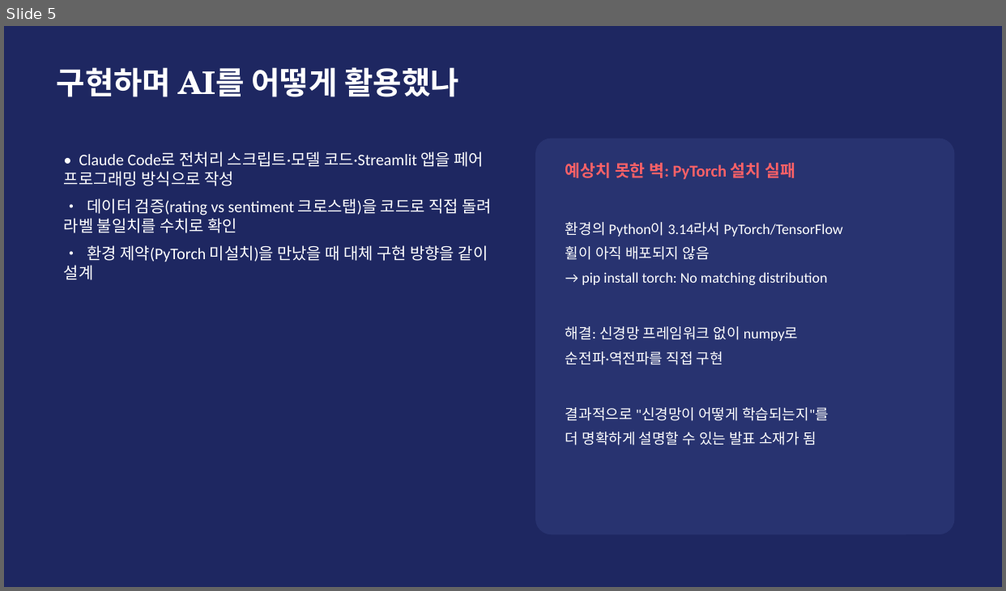
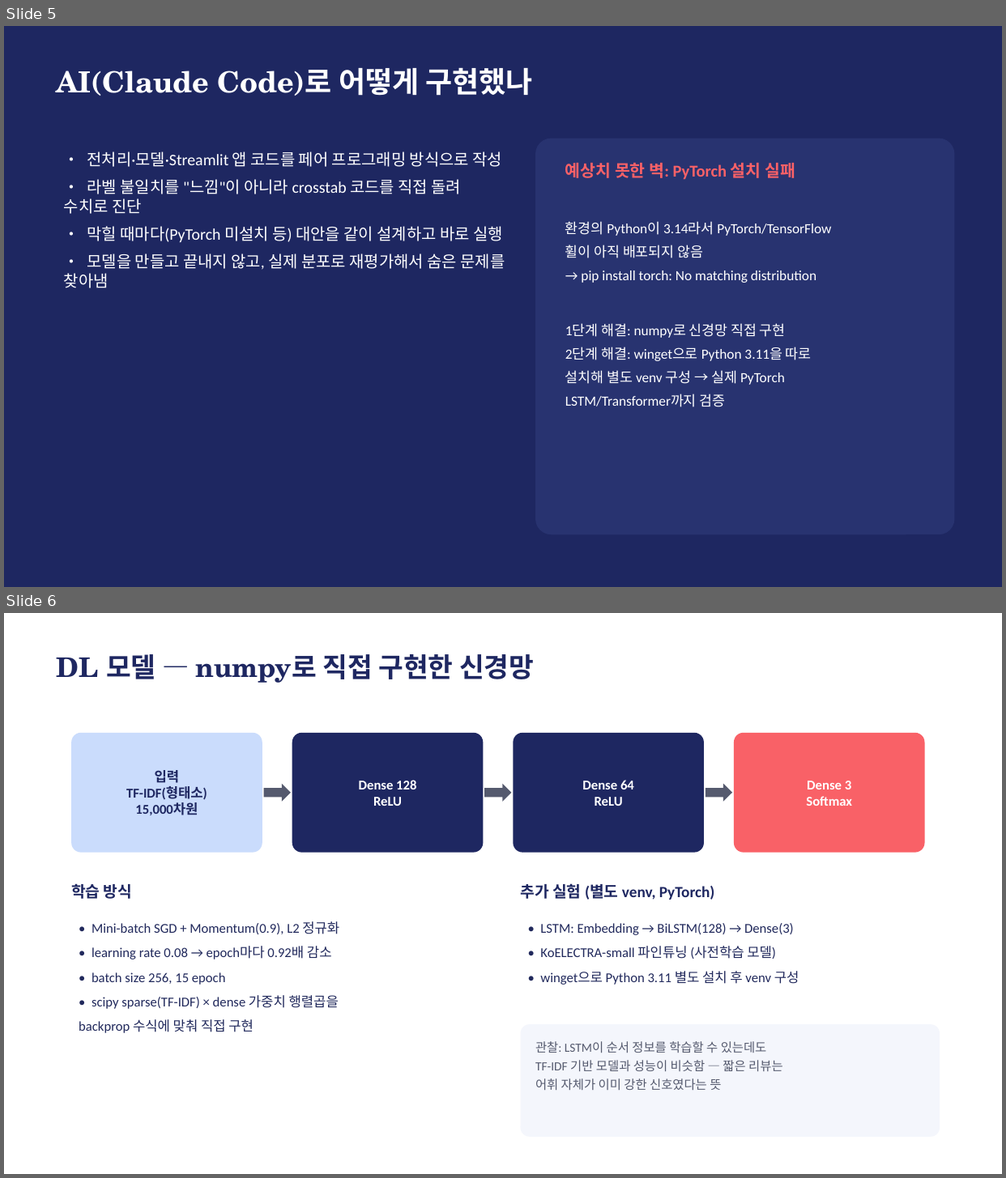
Before and after one commit to dong29482757-beep/shopping-review-crawler, a slide deck: BeautyScope_발표.pptx. Shown one above the other, each under a label of ours: slide 5 before the commit, slides 5 and 6 after it. The pictures are 1006x591 and 1006x1178 pixels, drawn with LibreOffice and Linux fonts; fonts in the diff are those of the drawing. Boxes give left, top, right and bottom in pixels: in the first picture for what was removed or moved away, otherwise in the second. Text is boxed around its words. In the diff, an @@ line names an element or a change of style, - is before the commit and + after.

```diff
--- a/BeautyScope_발표.pptx
+++ b/BeautyScope_발표.pptx
@@ slide 6 added at <box>4,613,1002,1174</box>, background #FFFFFF @@
@@ text added at <box>57,654,534,683</box>, 26 pt, text #1E2761, bold @@
+DL 모델 — numpy로 직접 구현한 신경망
@@ rounded rectangle added at <box>71,733,262,853</box>, fill #CADCFC, 13 pt, text #1E2761, bold @@
+입력
+TF-IDF(형태소)
+15,000차원
@@ rounded rectangle added at <box>292,733,484,853</box>, fill #1E2761, 13 pt, text #FFFFFF, bold @@
+Dense 128
+ReLU
@@ rounded rectangle added at <box>513,733,704,853</box>, fill #1E2761, 13 pt, text #FFFFFF, bold @@
+Dense 64
+ReLU
@@ rounded rectangle added at <box>734,733,925,853</box>, fill #F96167, 13 pt, text #FFFFFF, bold @@
+Dense 3
+Softmax
@@ right arrow added at <box>264,784,291,802</box>, fill #555A6E @@
@@ right arrow added at <box>484,784,512,802</box>, fill #555A6E @@
@@ right arrow added at <box>705,784,732,802</box>, fill #555A6E @@
@@ text added at <box>71,884,132,899</box>, 15 pt, text #1E2761, bold @@
+학습 방식
@@ text added at <box>521,884,715,900</box>, 15 pt, text #1E2761, bold @@
+추가 실험 (별도 venv, PyTorch)
@@ text added at <box>79,922,339,1033</box>, 13 pt, text #21295C @@
+• Mini-batch SGD + Momentum(0.9), L2 정규화
+• learning rate 0.08 → epoch마다 0.92배 감소
+• batch size 256, 15 epoch
+• scipy sparse(TF-IDF) × dense 가중치 행렬곱을
+backprop 수식에 맞춰 직접 구현
@@ text added at <box>540,923,799,985</box>, 13 pt, text #21295C @@
+• LSTM: Embedding → BiLSTM(128) → Dense(3)
+• KoELECTRA-small 파인튜닝 (사전학습 모델)
+• winget으로 Python 3.11 별도 설치 후 venv 구성
@@ rounded rectangle added at <box>521,1024,940,1137</box>, fill #F4F6FC @@
@@ text added at <box>535,1041,782,1090</box>, 12 pt, text #555A6E @@
+관찰: LSTM이 순서 정보를 학습할 수 있는데도
+TF-IDF 기반 모델과 성능이 비슷함 — 짧은 리뷰는
+어휘 자체가 이미 강한 신호였다는 뜻
@@ slide 5 changed as well @@
@@ text at <box>57,67,532,96</box>: text changed; size 30 to 28 pt @@
-구현하며 AI를 어떻게 활용했나
+AI(Claude Code)로 어떻게 구현했나
@@ text at <box>64,152,505,288</box>: text changed @@
-• Claude Code로 전처리 스크립트·모델 코드·Streamlit 앱을 페어 프로그래밍 방식으로 작성
-• 데이터 검증(rating vs sentiment 크로스탭)을 코드로 직접 돌려 라벨 불일치를 수치로 확인
-• 환경 제약(PyTorch 미설치)을 만났을 때 대체 구현 방향을 같이 설계
+• 전처리·모델·Streamlit 앱 코드를 페어 프로그래밍 방식으로 작성
+• 라벨 불일치를 "느낌"이 아니라 crosstab 코드를 직접 돌려 수치로 진단
+• 막힐 때마다(PyTorch 미설치 등) 대안을 같이 설계하고 바로 실행
+• 모델을 만들고 끝내지 않고, 실제 분포로 재평가해서 숨은 문제를 찾아냄
@@ text at <box>565,221,831,258</box>: size 14 to 13.5 pt in "환경의 Python이 3.14라서 PyTorch/TensorFlow", "휠이 아직 배포되지 않음", "→ pip install torch: No matching distribution" @@
@@ text at <box>565,323,812,408</box>: text changed; size 14 to 13.5 pt @@
-해결: 신경망 프레임워크 없이 numpy로
-순전파·역전파를 직접 구현
-결과적으로 "신경망이 어떻게 학습되는지"를
-더 명확하게 설명할 수 있는 발표 소재가 됨
+1단계 해결: numpy로 신경망 직접 구현
+2단계 해결: winget으로 Python 3.11을 따로
+설치해 별도 venv 구성 → 실제 PyTorch
+LSTM/Transformer까지 검증
```
Also in this commit, not shown: 5 other slides changed, 5 other slides added, 4 slides removed, 3 other files.
